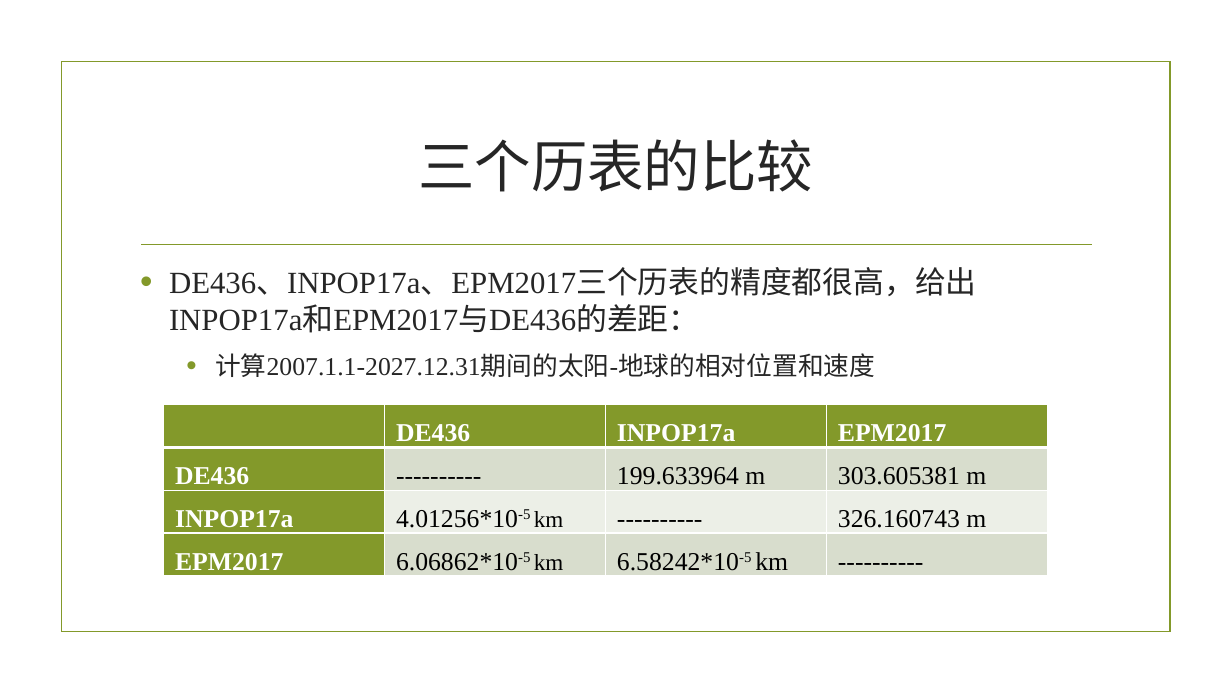
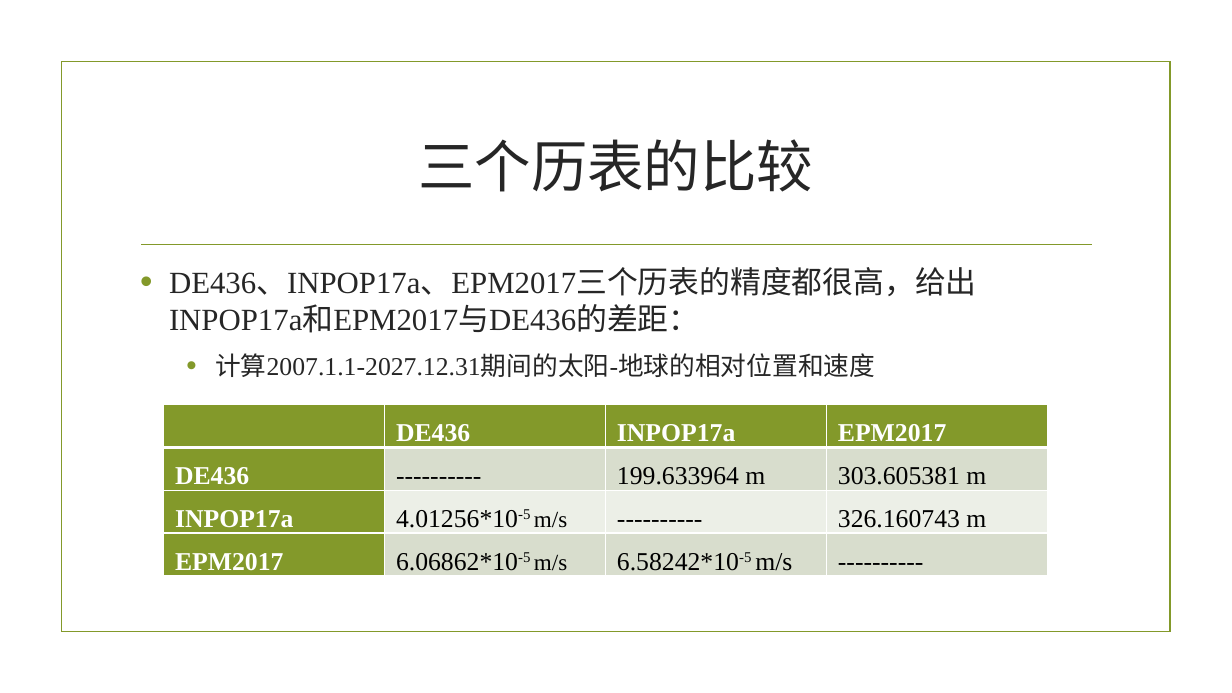
Before and after one commit to frokaikan/bysj, a slide deck: slide 20 of 答辩.pptx. Drawn at 1232x693 pixels with LibreOffice and Linux fonts; fonts in the diff are those of the drawing; background and template pictures are left out. Boxes give left, top, right and bottom in pixels: in the first picture for what was removed or moved away, otherwise in the second. Text is boxed around its words. In the diff, an @@ line names an element or a change of style, - is before the commit and + after.

Commit message:
fin pptx ___ finish

```diff
--- a/答辩.pptx
+++ b/答辩.pptx
@@ table at box(164, 405, 1047, 580) @@
-row 3, column 2: 4.01256*10-5 km
+row 3, column 2: 4.01256*10-5 m/s
-row 4, column 2: 6.06862*10-5 km
+row 4, column 2: 6.06862*10-5 m/s
-row 4, column 3: 6.58242*10-5 km
+row 4, column 3: 6.58242*10-5 m/s
```
